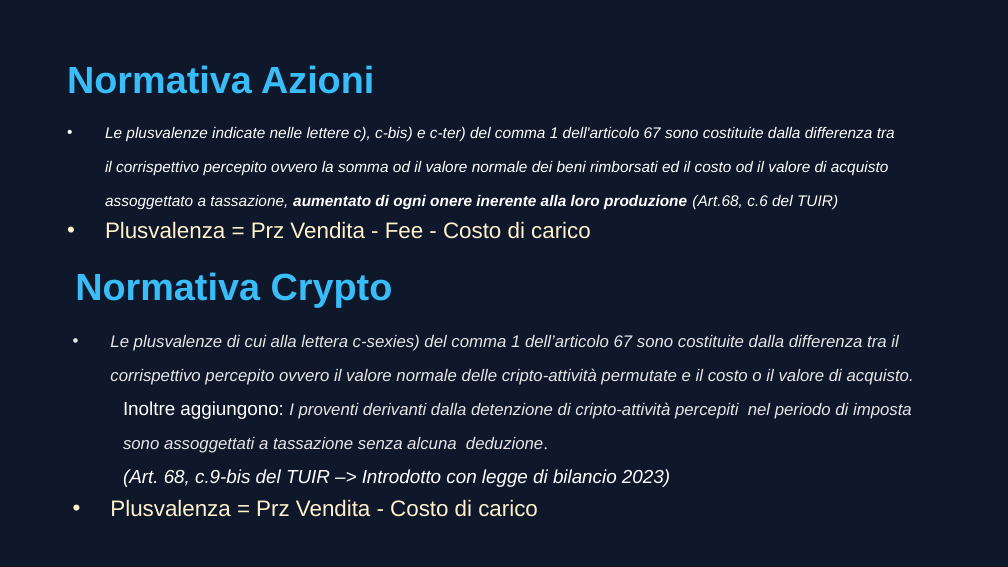
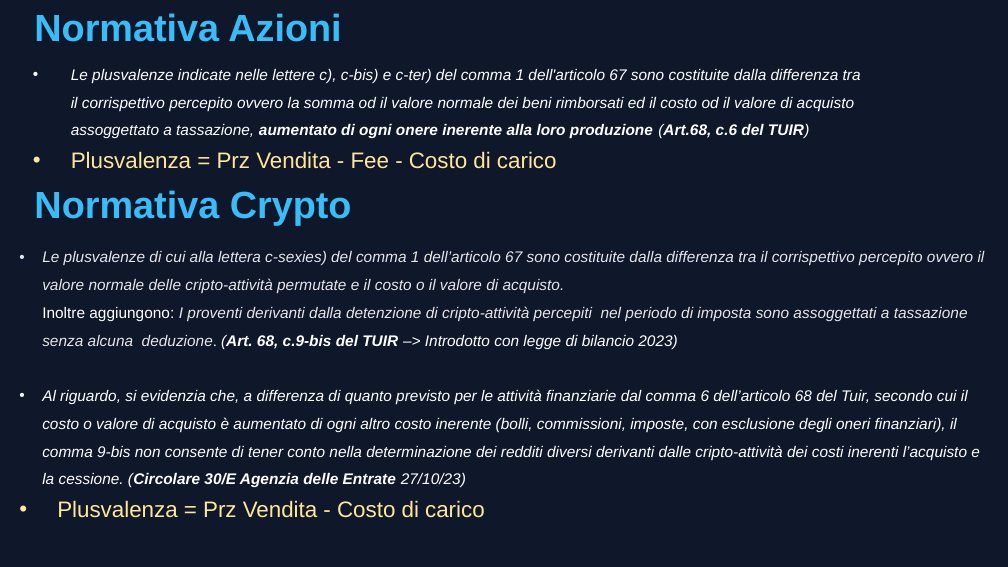
Before and after one commit to Lucapasselli/GiacenzeCrypto, a slide deck: slide 2 of Documentazione/Gestione delle fee.pptx. Drawn at 1008x567 pixels with LibreOffice and Linux fonts; fonts in the diff are those of the drawing. Boxes give left, top, right and bottom in pixels: in the first picture for what was removed or moved away, otherwise in the second. Text is boxed around its words. In the diff, an @@ line names an element or a change of style, - is before the commit and + after.

```diff
--- a/Documentazione/Gestione delle fee.pptx
+++ b/Documentazione/Gestione delle fee.pptx
@@ text "Normativa Azioni": place and size @@
-text "Normativa Azioni" at [67, 65, 374, 94]
+text "Normativa Azioni" at [34, 13, 341, 42]
@@ text "Le plusvalenze indicate nelle lettere ...": place and size @@
-text "Le plusvalenze indicate nelle lettere ..." at [105, 127, 895, 239]
+text "Le plusvalenze indicate nelle lettere ..." at [71, 69, 861, 169]
@@ text "Le plusvalenze indicate nelle lettere ..." at [71, 69, 861, 169]: bold on in "(Art.68, c.6 del TUIR)"; text colour #FFF2CC to #FFE699 in "Plusvalenza = Prz Vendita - Fee - ..."; line spacing 24.3pt to 1.5 @@
@@ text "Normativa Crypto": place and size @@
-text "Normativa Crypto" at [75, 272, 393, 307]
+text "Normativa Crypto" at [34, 190, 352, 225]
@@ text "Le plusvalenze di cui alla ...": place and size @@
-text "Le plusvalenze di cui alla ..." at [110, 335, 914, 517]
+text "Le plusvalenze di cui alla ..." at [42, 251, 985, 518]
@@ text at [42, 251, 985, 488]: text changed; size 12 to 11 pt; text colour #E7E6E6 to #FFFFFF @@
-• Le plusvalenze di cui alla lettera c-sexies) del comma 1 dell’articolo 67 sono costituite dalla differenza tra il corrispettivo percepito ovvero il valore normale delle cripto-attività permutate e il costo o il valore di acquisto.
-  Inoltre aggiungono: I proventi derivanti dalla detenzione di cripto-attività percepiti nel periodo di imposta sono assoggettati a tassazione senza alcuna deduzione.
-  (Art. 68, c.9-bis del TUIR –> Introdotto con legge di bilancio 2023)
+• Le plusvalenze di cui alla lettera c-sexies) del comma 1 dell’articolo 67 sono costituite dalla differenza tra il corrispettivo percepito ovvero il valore normale delle cripto-attività permutate e il costo o il valore di acquisto.
+  Inoltre aggiungono: I proventi derivanti dalla detenzione di cripto-attività percepiti nel periodo di imposta sono assoggettati a tassazione senza alcuna deduzione. (Art. 68, c.9-bis del TUIR –> Introdotto con legge di bilancio 2023)
+• Al riguardo, si evidenzia che, a differenza di quanto previsto per le attività finanziarie dal comma 6 dell’articolo 68 del Tuir, secondo cui il costo o valore di acquisto è aumentato di ogni altro costo inerente (bolli, commissioni, imposte, con esclusione degli oneri finanziari), il comma 9-bis non consente di tener conto nella determinazione dei redditi diversi derivanti dalle cripto-attività dei costi inerenti l’acquisto e la cessione. (Circolare 30/E Agenzia delle Entrate 27/10/23)
@@ text at [57, 500, 485, 518]: text colour #FFF2CC to #FFE699 in "Plusvalenza = Prz Vendita - Costo di ..." @@
```
Also in this commit, not shown: 4 other files.
